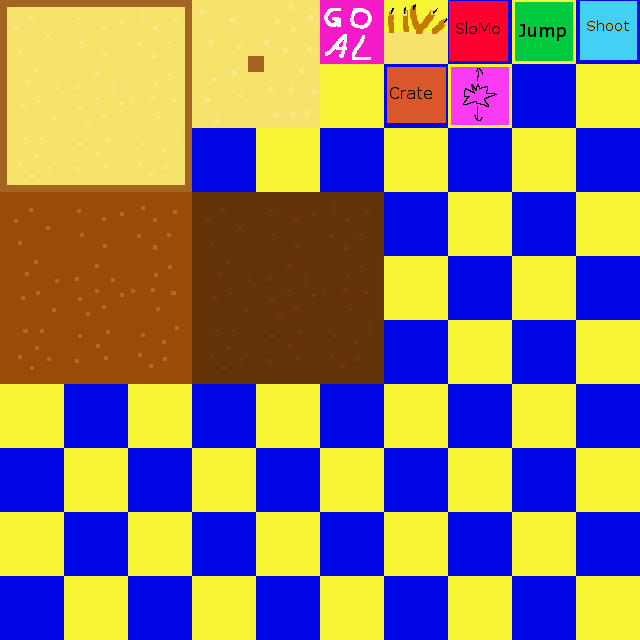
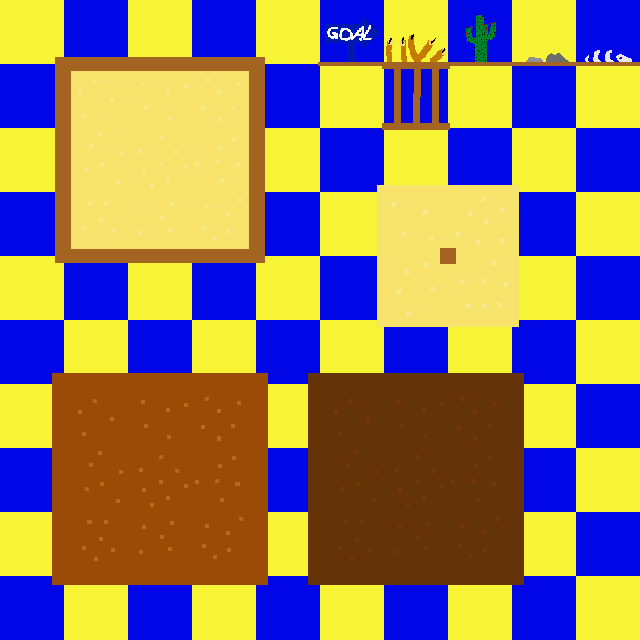
Two versions of the same layered image (640 × 640). Layer-by-layer changes:
painted on "Level" over [0, 0, 640, 585]
